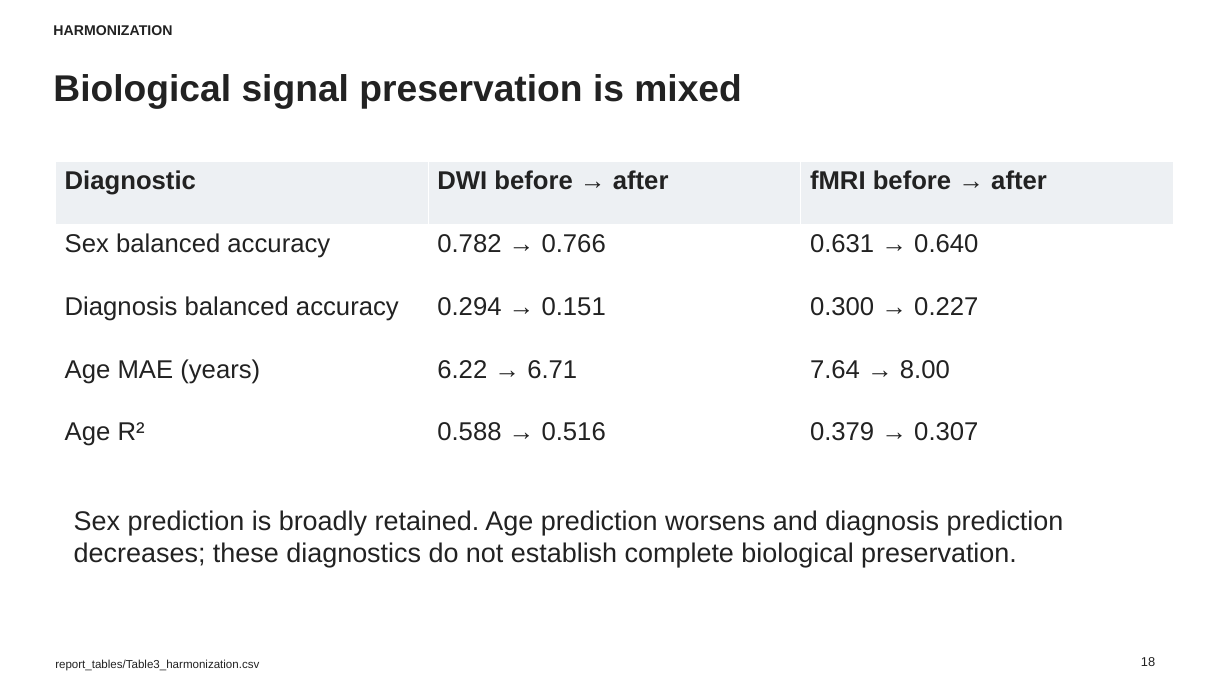
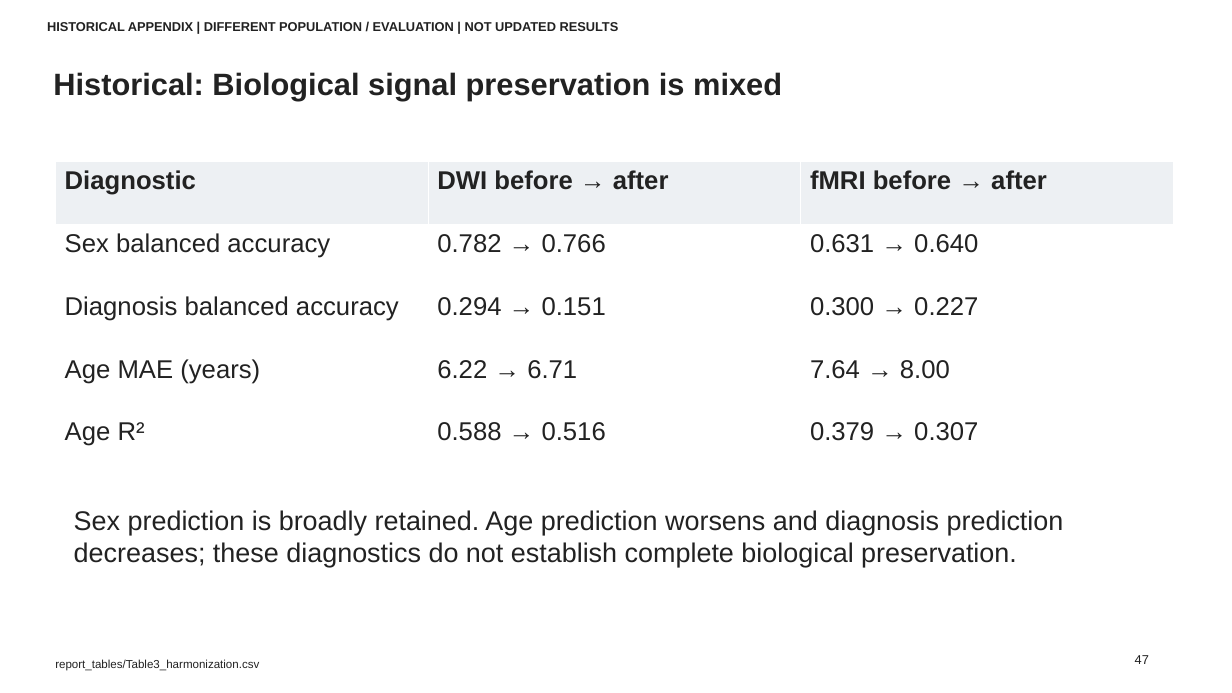
Before and after one commit to mintchoc0326/BAG-Prediction, a slide deck: slide 47 of reports/brain_age/slides/Connectome_Brain_Age_Results_English_Editable_with_Pipelines.pptx (slide 18 before the commit). Drawn at 1232x693 pixels with LibreOffice and Linux fonts; fonts in the diff are those of the drawing. Boxes give left, top, right and bottom in pixels: in the first picture for what was removed or moved away, otherwise in the second. Text is boxed around its words. In the diff, an @@ line names an element or a change of style, - is before the commit and + after.

```diff
--- a/reports/brain_age/slides/Connectome_Brain_Age_Results_English_Editable_with_Pipelines.pptx
+++ b/reports/brain_age/slides/Connectome_Brain_Age_Results_English_Editable_with_Pipelines.pptx
@@ text at [47,22,619,31]: text changed; size 11 to 10 pt @@
-HARMONIZATION
+HISTORICAL APPENDIX | DIFFERENT POPULATION / EVALUATION | NOT UPDATED RESULTS
@@ text at [53,72,782,100]: text changed; size 29 to 24 pt @@
-Biological signal preservation is mixed
+Historical: Biological signal preservation is mixed
@@ text at [1135,655,1149,664]: text changed @@
-18
+47
```
Also in this commit, not shown: 14 other slides changed, 43 slides added, 39 slides removed, 4 other files.
